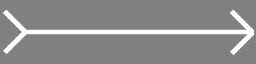
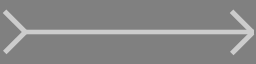
Revision of a layered 256px x 64px image; what changed, layer by layer:
pixels changed over (3, 9, 255, 56) (layer not identified)
